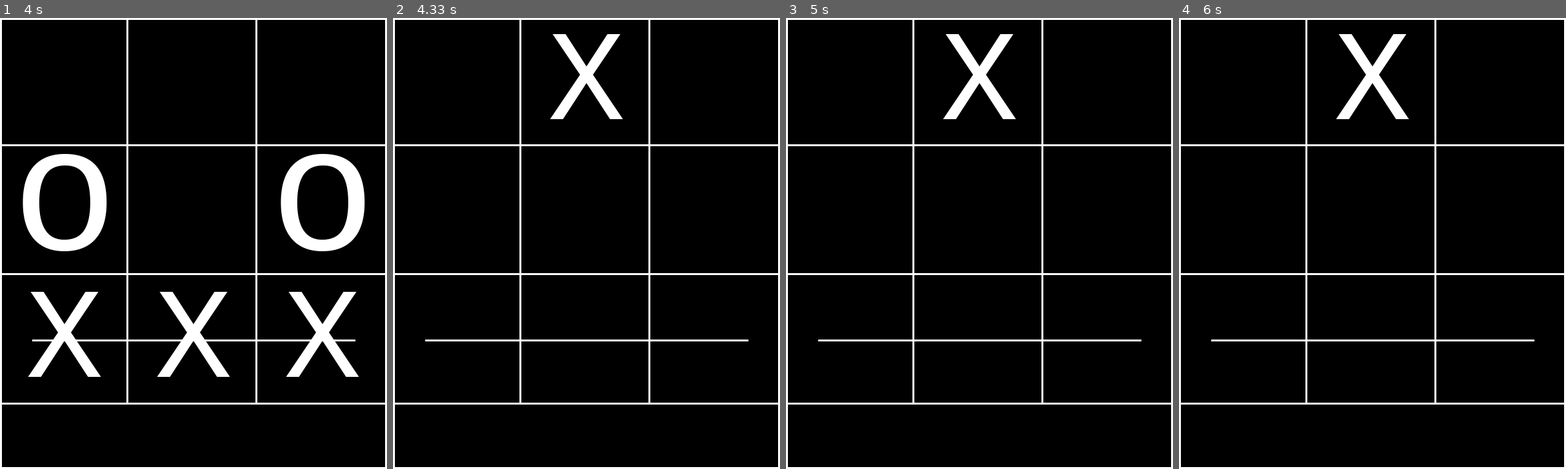
Above: before the commit, frames 1-4 (left to right).
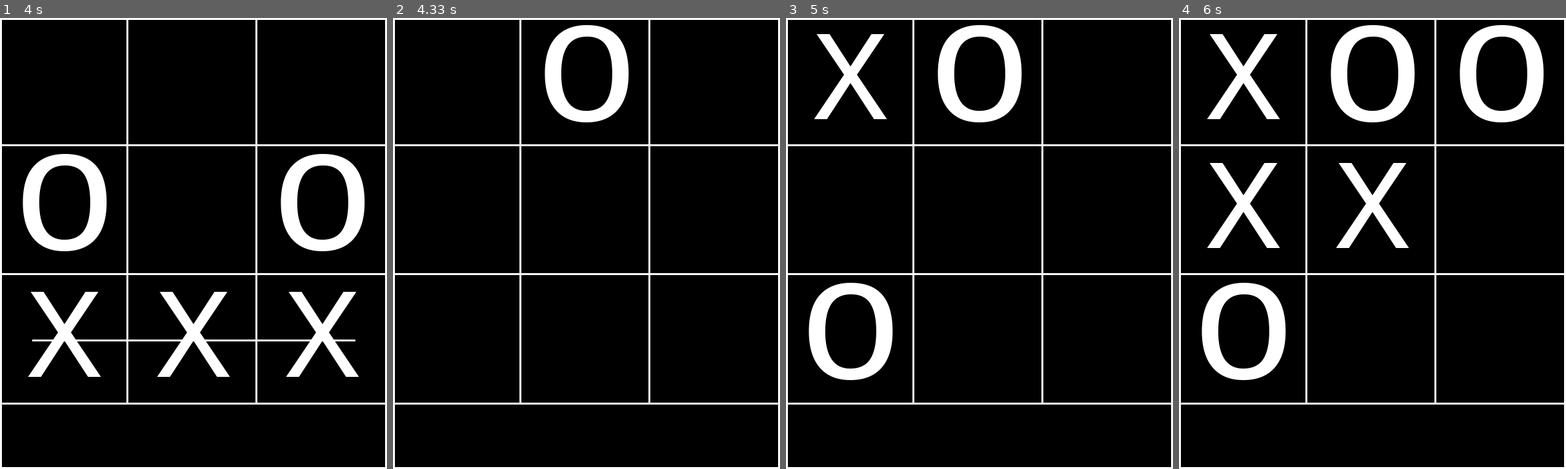
Above: after the commit, the same moments.

Repository: AST9712/A.L.L-Project
Game: pygame game, started from TIC-TAC-TOE/main.py
Same seed, same stepped clock (60 frames per second), same inputs: the game is played once before the commit and once after it.
Inputs (mouse positions are in pixels of both pictures, inside the frame that each line leads up to):
- Up to frame 1 (4 s): press the mouse at (193, 275) at 0.37 s; move the mouse to (147, 261) at 0.47 s; release the mouse at (100, 248) at 0.6 s; press the mouse at (193, 275) at 0.7 s; move the mouse to (263, 338) at 0.8 s; release the mouse at (332, 401) at 0.93 s; press the mouse at (193, 275) at 1.03 s; move the mouse to (123, 252) at 1.13 s; release the mouse at (54, 229) at 1.27 s; click (197, 293) at 1.38 s; press the mouse at (197, 293) at 1.7 s; move the mouse to (247, 248) at 1.8 s; release the mouse at (294, 202) at 1.93 s; press the mouse at (197, 293) at 2.03 s; move the mouse to (131, 288) at 2.13 s; release the mouse at (69, 288) at 2.27 s; press the mouse at (197, 293) at 3.87 s; move the mouse to (154, 225) at 3.97 s
- Up to frame 2 (4.33 s): release the mouse at (501, 162) at 4.1 s; click (524, 99) at 4.22 s
- Up to frame 3 (5 s): click (886, 126) at 4.55 s; click (890, 396) at 4.88 s
- Up to frame 4 (6 s): click (1399, 171) at 5.22 s; click (1496, 139) at 5.55 s; click (1275, 198) at 5.88 s

Frame 1 is identical in both runs. In frame 2, 3.0% of the frame differs, in the area x 8-92%, y 1-72%; in frame 3, 6.3%; in frame 4, 11%, in the area x 5-95%, y 1-81%.

Commit message:
Fully working now, just need to add a draw conclusion

Diff:
--- a/TIC-TAC-TOE/checkValid.py
+++ b/TIC-TAC-TOE/checkValid.py
@@ -1,114 +1,129 @@
-### test
 def checkValidClick(coords):
     import main, checkWin
     x, y = coords
 
     if x < 200 and y < 200:
         if main.boardMatrix[0][0] == 0:
+
             if main.PLYR_X == True:
                 main.drawX(40, -10)
                 main.boardMatrix[0][0] = 1
             else:
                 main.drawO(18, -70)
                 main.boardMatrix[0][0] = 2
+
             if checkWin.checkWin() == True:
                 main.onWin()
-            main.PLYR_X = not main.PLYR_X
+            main.swapPlayer()
 
     elif x < 400 and y < 200:
         if main.boardMatrix[1][0] == 0:
+
             if main.PLYR_X == True:
                 main.drawX(240, -10)
                 main.boardMatrix[1][0] = 1
             else:
                 main.drawO(218, -70)
                 main.boardMatrix[1][0] = 2
+
             if checkWin.checkWin() == True:
                 main.onWin()
-            main.PLYR_X = not main.PLYR_X
+            main.swapPlayer()
 
     elif x < 600 and y < 200:
         if main.boardMatrix[2][0] == 0:
+
             if main.PLYR_X == True:
                 main.drawX(440, -10)
                 main.boardMatrix[2][0] = 1
             else:
                 main.drawO(418, -70)
                 main.boardMatrix[2][0] = 2
+
             if checkWin.checkWin() == True:
                 main.onWin()
-            main.PLYR_X = not main.PLYR_X
+            main.swapPlayer()
 
     elif x < 200 and y < 400:
         if main.boardMatrix[0][1] == 0:
+
             if main.PLYR_X == True:
                 main.drawX(40, 190)
                 main.boardMatrix[0][1] = 1
             else:
                 main.drawO(18, 130)
                 main.boardMatrix[0][1] = 2
+
             if checkWin.checkWin() == True:
                 main.onWin()
-            main.PLYR_X = not main.PLYR_X
+            main.swapPlayer()
 
     elif x < 400 and y < 400:
         if main.boardMatrix[1][1] == 0:
             if main.PLYR_X == True:
+
                 main.drawX(240, 190)
                 main.boardMatrix[1][1] = 1
             else:
                 main.drawO(218, 130)
                 main.boardMatrix[1][1] = 2
+
             if checkWin.checkWin() == True:
                 main.onWin()
-            main.PLYR_X = not main.PLYR_X
+            main.swapPlayer()
 
     elif x < 600 and y < 400:
         if main.boardMatrix[2][1] == 0:
+
             if main.PLYR_X == True:
                 main.drawX(440, 190)
                 main.boardMatrix[2][1] = 1
             else:
                 main.drawO(418, 130)
                 main.boardMatrix[2][1] = 2
+
             if checkWin.checkWin() == True:
                 main.onWin()
-            main.PLYR_X = not main.PLYR_X
+            main.swapPlayer()
 
     elif x < 200 and y < 600:
         if main.boardMatrix[0][2] == 0:
+
             if main.PLYR_X == True:
                 main.drawX(40, 390)
                 main.boardMatrix[0][2] = 1
             else:
                 main.drawO(18, 330)
                 main.boardMatrix[0][2] = 2
+
             if checkWin.checkWin() == True:
                 main.onWin()
-            main.PLYR_X = not main.PLYR_X
+            main.swapPlayer()
 
     elif x < 400 and y < 600:
         if main.boardMatrix[1][2] == 0:
+
             if main.PLYR_X == True:
                 main.drawX(240, 390)
                 main.boardMatrix[1][2] = 1
             else:
                 main.drawO(218, 330)
                 main.boardMatrix[1][2] = 2
+
             if checkWin.checkWin() == True:
                 main.onWin()
-            main.PLYR_X = not main.PLYR_X
+            main.swapPlayer()
 
     elif x < 600 and y < 600:
         if main.boardMatrix[2][2] == 0:
+
             if main.PLYR_X == True:
                 main.drawX(440, 390)
                 main.boardMatrix[2][2] = 1
             else:
                 main.drawO(418, 330)
                 main.boardMatrix[2][2] = 2
+
             if checkWin.checkWin() == True:
                 main.onWin()
-            main.PLYR_X = not main.PLYR_X
-
-    checkWin.checkWin()
+            main.swapPlayer()
--- a/TIC-TAC-TOE/main.py
+++ b/TIC-TAC-TOE/main.py
@@ -10,6 +10,9 @@
 WIN_H = 700
 WIN_W = 600
 PLYR_X = True
+
+X_WINS = 0
+O_WINS = 0
 
 BLACK = (0,   0,   0)
 WHITE = (255, 255, 255)
@@ -24,11 +27,10 @@
 
 boardMatrix = [[0 for x in range(3)] for y in range(3)]
 
+def newBoard():
+    global boardMatrix
+    boardMatrix = [[0 for x in range(3)] for y in range(3)]
 
-def newBoard():
-    boardMatrix = [[0 for x in range(3)] for y in range(3)]
-    for i in range(0, 3):
-        print(boardMatrix[i][0])
 
 """
 
@@ -76,11 +78,7 @@
 
 """
 def drawWinLine():
-    x = 0
-    if WINNING == 1:
-        x = 200
-    elif WINNING == 2:
-        x = 400
+    x = (int(WINNING)*200)
 
     if PLYR_X == True:
         if WIN_TYPE == 0:
@@ -95,6 +93,8 @@
     elif PLYR_X == False:
         if WIN_TYPE == 0:
             pygame.draw.line(WINDOW, WHITE, (25, 25), (575, 575), 3)
+        elif WIN_TYPE == 1:
+            pygame.draw.line(WINDOW, WHITE, (575, 25), (25, 575), 3)
         elif WIN_TYPE == 2:
             pygame.draw.line(WINDOW, WHITE, (25, 100+x), (575, 100+x), 3)
         else:
@@ -108,7 +108,6 @@
 def onWin():
     drawWinLine()
     pauseGame(2)
-    print("hello")
     gameReset()
 
 """
@@ -118,12 +117,20 @@
     pygame.time.delay(x*1000)
 
 
-def gameReset():
-    print("yo")
-    drawBoard()
-    newBoard()
+def swapPlayer():
+    global PLYR_X
+    PLYR_X = not PLYR_X
+
+def resetVars():
+    global WINNING, WIN_TYPE
     WINNING = 0
     WIN_TYPE = 0
+
+def gameReset():
+    swapPlayer()
+    drawBoard()
+    resetVars()
+    newBoard()
     gameStart()
 
 """
@@ -139,7 +146,6 @@
 
             if event.type == pygame.MOUSEBUTTONUP:
                 if event.button == 1:
-                    print(str(pygame.mouse.get_pos()))
                     checkValid.checkValidClick(pygame.mouse.get_pos())
 
         pygame.display.update()
